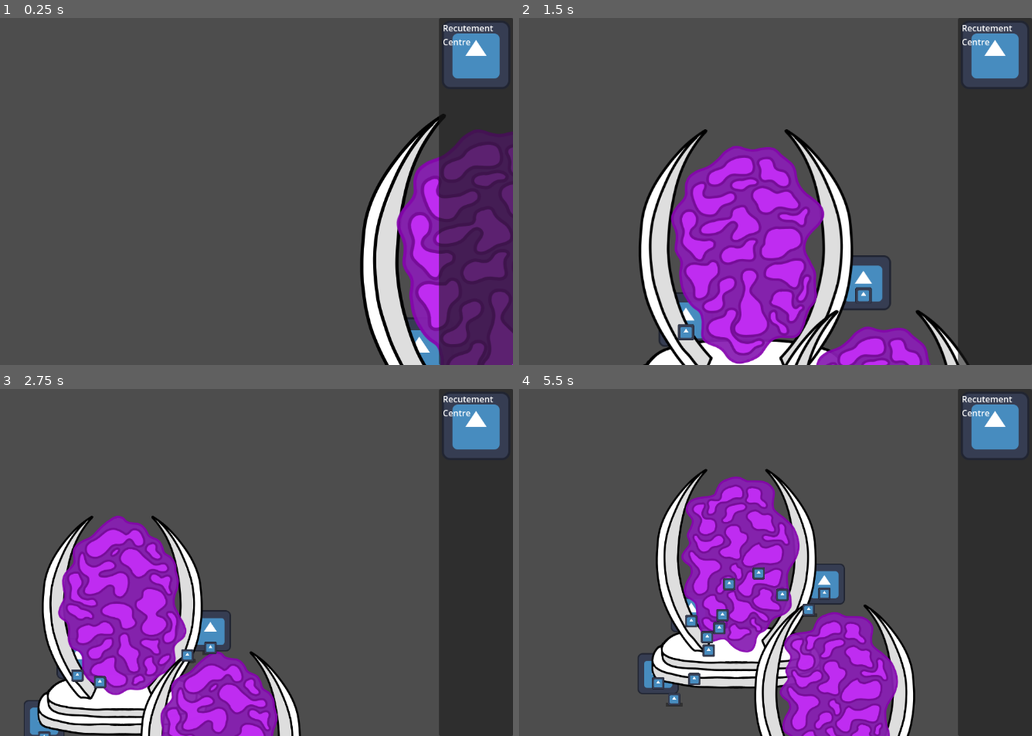
Above: before the commit, frames 1-4 (two rows, left to right).
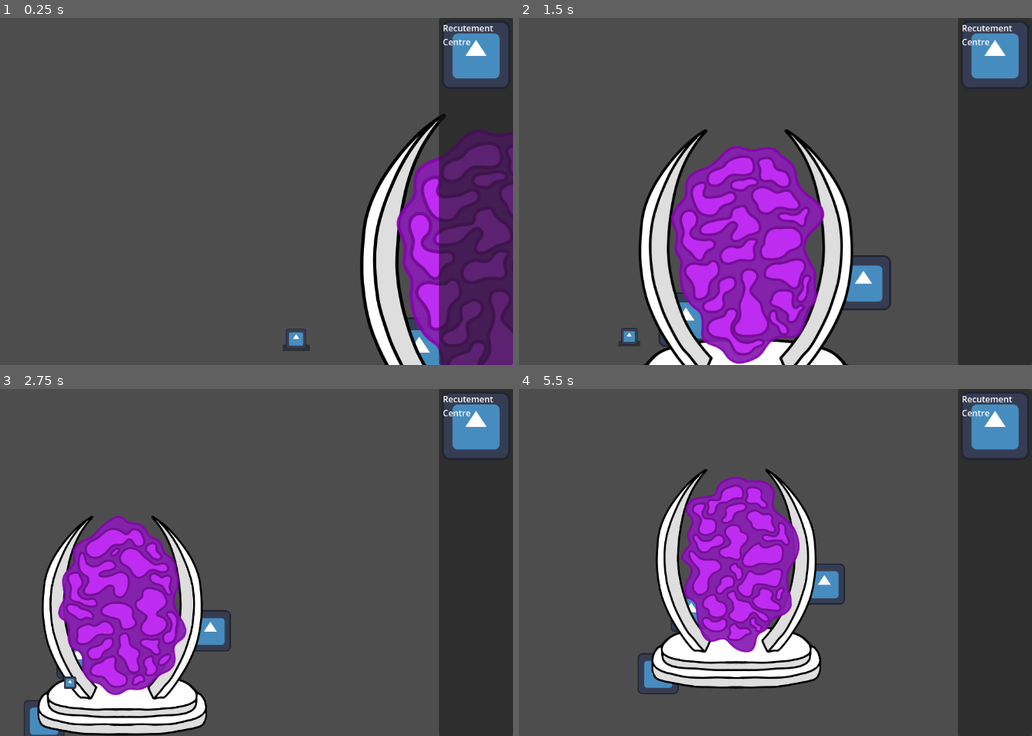
Above: after the commit, the same moments.

Repository: CiaranWoodward/LD55
Game: Godot game, scene res://Map/GameMap.tscn
Same seed, same stepped clock (60 frames per second), same inputs: the game is played once before the commit and once after it. The engine's default icon, where the game draws it, is replaced by a stand-in: a white triangle on a blue panel in a dark square.
Inputs (mouse positions are in pixels of both pictures, inside the frame that each line leads up to):
- Up to frame 1 (0.25 s): no input
- Up to frame 2 (1.5 s): move the mouse to (857, 174) at 0.52 s; hold Right (ui_right) 0.53-1.25 s; hold Mouse wheel down (zoom_in) 0.53-1.25 s; click (857, 174) at 0.67 s; drag from (601, 208) to (713, 319) at 1.27 s
- Up to frame 3 (2.75 s): move the mouse to (266, 486) at 2.02 s; hold Right (ui_right) from 2.03 s (still down); hold Mouse wheel down (zoom_in) from 2.03 s (still down)
- Up to frame 4 (5.5 s): release Right (ui_right) at 2.75 s; release Mouse wheel down (zoom_in) at 2.75 s; drag from (693, 631) to (539, 510) at 2.77 s; move the mouse to (908, 614) at 3.52 s; hold Left (ui_left) 3.53-4.25 s; hold Mouse wheel down (zoom_in) 3.53-4.25 s; drag from (539, 510) to (806, 631) at 4.27 s; move the mouse to (754, 562) at 5.02 s; hold Down (ui_down) from 5.03 s (still down); hold Mouse wheel down (zoom_in) from 5.03 s (still down); click (754, 562) at 5.17 s

The runs differ from the first frame. In frame 1, 0.2% of the frame differs, in the area x 55-61%, y 89-96%; in frame 2, 3.1%; in frame 3, 6.0%; in frame 4, 10%, in the area x 25-78%, y 51-100%.

Commit message:
random walk cats

Diff:
--- a/Buildings/Building.tscn
+++ /dev/null
@@ -1,6 +0,0 @@
-[gd_scene load_steps=2 format=3 uid="uid://bjfmrr4ejkofd"]
-
-[ext_resource type="Script" path="res://Buildings/Building.gd" id="1_wlyu5"]
-
-[node name="Building" type="Node2D"]
-script = ExtResource("1_wlyu5")
--- a/Buildings/Portal.gd
+++ b/Buildings/Portal.gd
@@ -8,10 +8,3 @@
 # Called every frame. 'delta' is the elapsed time since the previous frame.
 func _process(delta):
 	pass
-
-func do_you_want_me(character: BaseCharacter) -> bool:
-	return true
-
-func take_me(character: BaseCharacter) -> bool:
-	character.queue_free()
-	return true
--- a/Buildings/ProductionBuilding.gd
+++ b/Buildings/ProductionBuilding.gd
@@ -1,10 +1,10 @@
 class_name ProductionBuilding
 extends Building
 
-@export var cat_slots: int = 2
+@export var cat_slots: int = 1
 @export var cost: int = 10
-@export var base_build_time: float = 2.0
-@export var cat_time_multiplier: float = 1.8
+@export var base_build_time: float = 5.0
+@export var cat_time_multiplier: float = 1
 
 @onready var build_timer = Timer.new()
 var cat_count: int = 0 : set = set_cat_count
@@ -14,15 +14,15 @@
 func _ready():
 	super._ready()
 	add_child(build_timer)
-	build_timer.wait_time = 1
-	build_timer.start();
+	build_timer.stop();
 	build_timer.timeout.connect(do_build)
 
 func set_cat_count(newCount):
-	if newCount == 0:
+	if newCount <= 0:
+		newCount = 0
 		build_timer.stop()
 	else:
-		base_build_time / (cat_time_multiplier * cat_count)
+		build_timer.wait_time = base_build_time * pow(cat_time_multiplier, cat_count)
 		if build_timer.is_stopped():
 			build_timer.start()
 	cat_count = newCount
@@ -51,3 +51,15 @@
 
 func do_build():
 	pass
+
+func do_you_want_me(character: BaseCharacter) -> bool:
+	if (character.is_class(type_string(typeof(Cat))) && cat_count < cat_slots):
+		return true
+	return false
+
+func take_me(character: BaseCharacter) -> bool:
+	if (character.is_class(type_string(typeof(Cat))) && cat_count < cat_slots):
+		character.queue_free()
+		set_cat_count(cat_count+1)
+		return true
+	return false
--- a/Buildings/RecutementCentre.tscn
+++ b/Buildings/RecutementCentre.tscn
@@ -20,4 +20,4 @@
 
 [node name="Polygon2D" type="Polygon2D" parent="."]
 color = Color(1, 1, 1, 0)
-polygon = PackedVector2Array(-66, -67, 67, -67, 67, -6.42422, 67, 65, -66, 66)
+polygon = PackedVector2Array(-66, -67, 67, -67, 66, 67, 28, 68, 29, -16, -26, -16, -27, 68, -66, 66)
--- a/Characters/BaseCharacter.gd
+++ b/Characters/BaseCharacter.gd
@@ -21,28 +21,31 @@
 	var potential_buildings = get_tree().get_nodes_in_group("buildings").filter(
 		func(building: Building): return building.do_you_want_me(self)
 		)
+
+	var target_position: Vector2
 	if potential_buildings.is_empty():
-		return
-	potential_buildings.sort_custom(func(a: Building, b: Building): return a.distance_squared_to_me(self) < b.distance_squared_to_me(self))
-	current_target = potential_buildings.front()
-	var target_position: Vector2 = current_target.global_position
+		target_position = global_position + Vector2(100,0).rotated(2*PI*randf())
+	else:
+		potential_buildings.sort_custom(func(a: Building, b: Building): return a.distance_squared_to_me(self) < b.distance_squared_to_me(self))
+		current_target = potential_buildings.front()
+		target_position = current_target.global_position
+
 	nav.target_position = target_position
 	nav.target_desired_distance = 50
 
 func _physics_process(delta):
-	if is_instance_valid(current_target) && nav.is_target_reached():
-		if current_target.take_me(self):
+	if nav.is_target_reached():
+		if is_instance_valid(current_target) && current_target.take_me(self):
 			current_target = null
 		else:
 			_find_new_target()
 
-	if is_instance_valid(current_target):
-		var direction = Vector3();
-		direction = nav.get_next_path_position() - global_position
-		direction = direction.normalized()
-		velocity = velocity.lerp(direction * movement_speed, acceleration * delta)
 
-		move_and_slide()
+	var direction = Vector3();
+	direction = nav.get_next_path_position() - global_position
+	direction = direction.normalized()
+	velocity = velocity.lerp(direction * movement_speed, acceleration * delta)
+	move_and_slide()
 
 func pick_up():
 	if Global.cursor.is_free():
--- a/Map/GameMap.tscn
+++ b/Map/GameMap.tscn
@@ -1,10 +1,11 @@
-[gd_scene load_steps=8 format=3 uid="uid://cseq0jcpd6rfc"]
+[gd_scene load_steps=9 format=3 uid="uid://cseq0jcpd6rfc"]
 
 [ext_resource type="Script" path="res://Map/GameMap.gd" id="1_667xj"]
 [ext_resource type="PackedScene" uid="uid://clufegtvym2pa" path="res://Buildings/RecutementCentre.tscn" id="1_p3gag"]
 [ext_resource type="PackedScene" uid="uid://bntc8r0gvpd8m" path="res://Buildings/Portal.tscn" id="2_4o8v8"]
 [ext_resource type="PackedScene" uid="uid://cx4vxmlqmobql" path="res://UI/HUD.tscn" id="3_o1tnc"]
 [ext_resource type="PackedScene" uid="uid://ckplrxq1lxetw" path="res://UI/Cursor.tscn" id="4_0ycld"]
+[ext_resource type="PackedScene" uid="uid://dr3k135c6aj68" path="res://Characters/Cat.tscn" id="4_1crc1"]
 [ext_resource type="Script" path="res://Map/PlayerCam.gd" id="6_5o6ap"]
 
 [sub_resource type="NavigationPolygon" id="NavigationPolygon_imvrd"]
@@ -29,12 +30,13 @@
 [node name="Portal" parent="NavigationRegion2D" instance=ExtResource("2_4o8v8")]
 position = Vector2(542, 120)
 
-[node name="Portal2" parent="NavigationRegion2D" instance=ExtResource("2_4o8v8")]
-position = Vector2(848, 542)
+[node name="Cat" parent="NavigationRegion2D" instance=ExtResource("4_1crc1")]
+position = Vector2(163.83, 270.029)
 
 [node name="Hud" parent="." instance=ExtResource("3_o1tnc")]
 
 [node name="Cursor" parent="." instance=ExtResource("4_0ycld")]
+idle_color = Color(1, 1, 1, 1)
 
 [node name="PlayerCam" type="Camera2D" parent="."]
 script = ExtResource("6_5o6ap")
--- a/UI/Cursor.gd
+++ b/UI/Cursor.gd
@@ -7,8 +7,8 @@
 @export var invalid_color : Color = Color.RED
 @export var valid_color : Color = Color.WHITE
 
+var _current_character: BaseCharacter
 var _current_building: ProductionBuilding
-var _current_character: BaseCharacter
 var _current_action : ActionType = ActionType.NONE
 var _mouse_pressed = false
 
